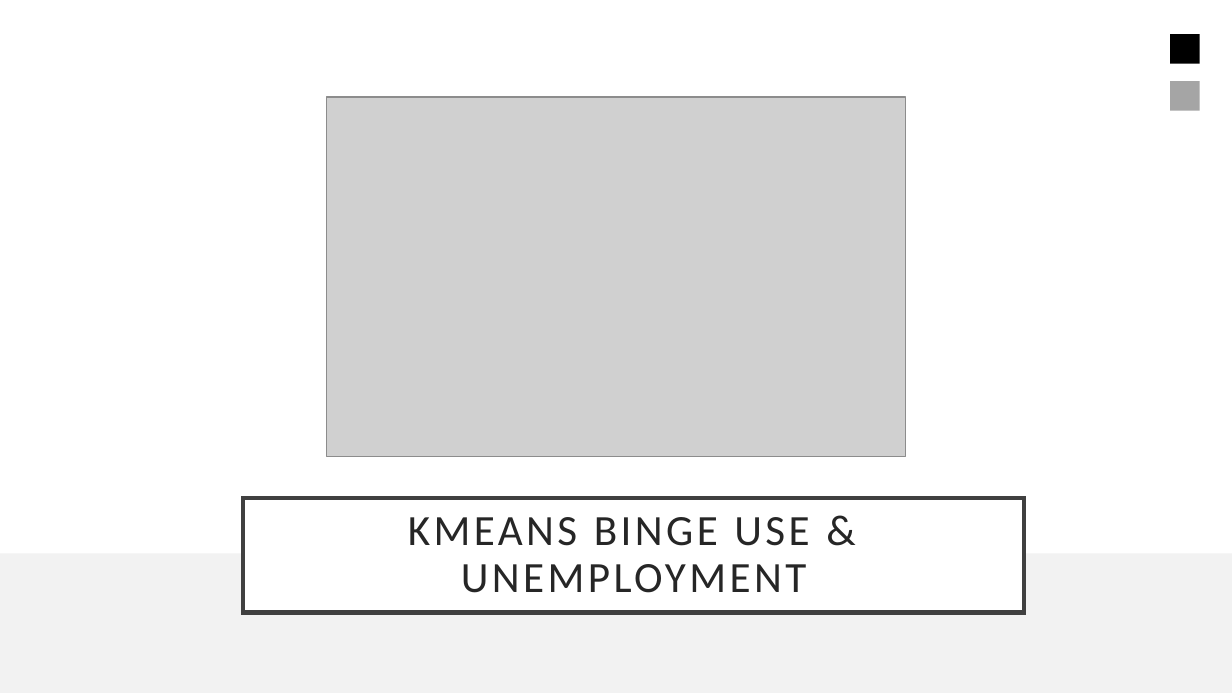
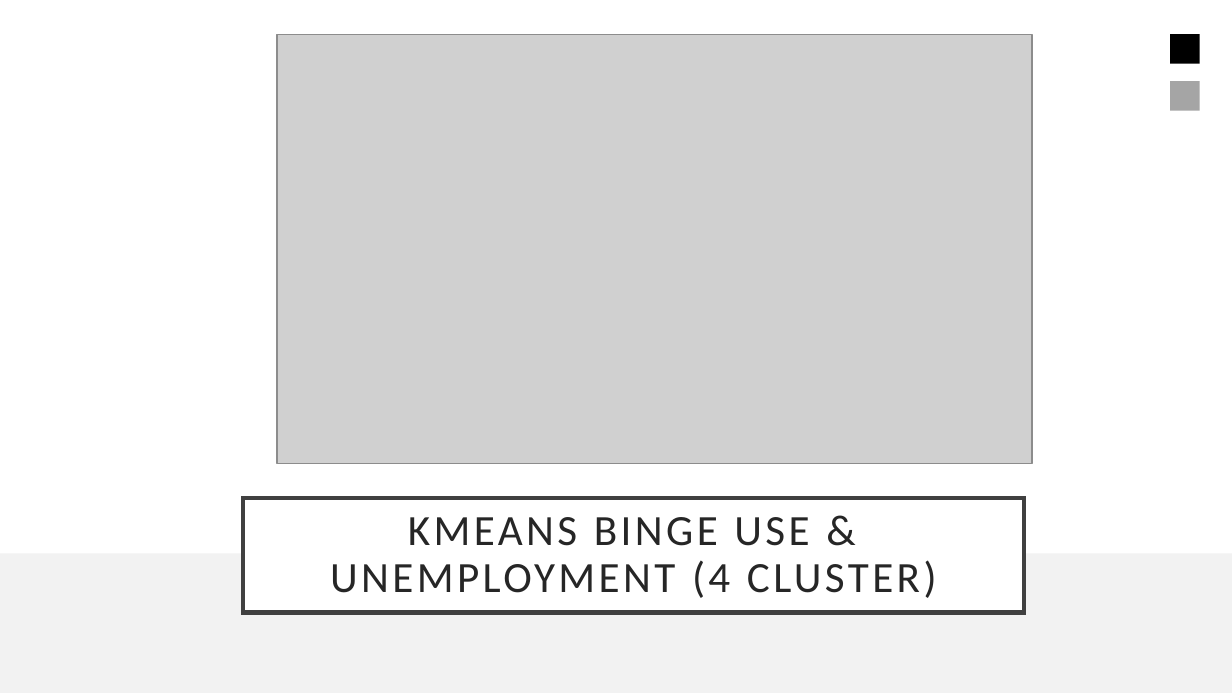
Before and after one commit to khiggins115/capstone_final, a slide deck: slide 19 of deliverables/capstone_KH.pptx. Drawn at 1232x693 pixels with LibreOffice and Linux fonts; fonts in the diff are those of the drawing; grey boxes stand for pictures. Boxes give left, top, right and bottom in pixels: in the first picture for what was removed or moved away, otherwise in the second. Text is boxed around its words. In the diff, an @@ line names an element or a change of style, - is before the commit and + after.

```diff
--- a/deliverables/capstone_KH.pptx
+++ b/deliverables/capstone_KH.pptx
@@ picture: place and size @@
-picture at (326,97,907,457)
+picture at (277,34,1032,464)
@@ title at (330,517,937,598): text changed @@
-KMEANS BINGE USE & UNEMPLOYMENT
+KMEANS BINGE USE & UNEMPLOYMENT (4 CLUSTER)
```
Also in this commit, not shown: 4 other slides changed, 5 other files.
